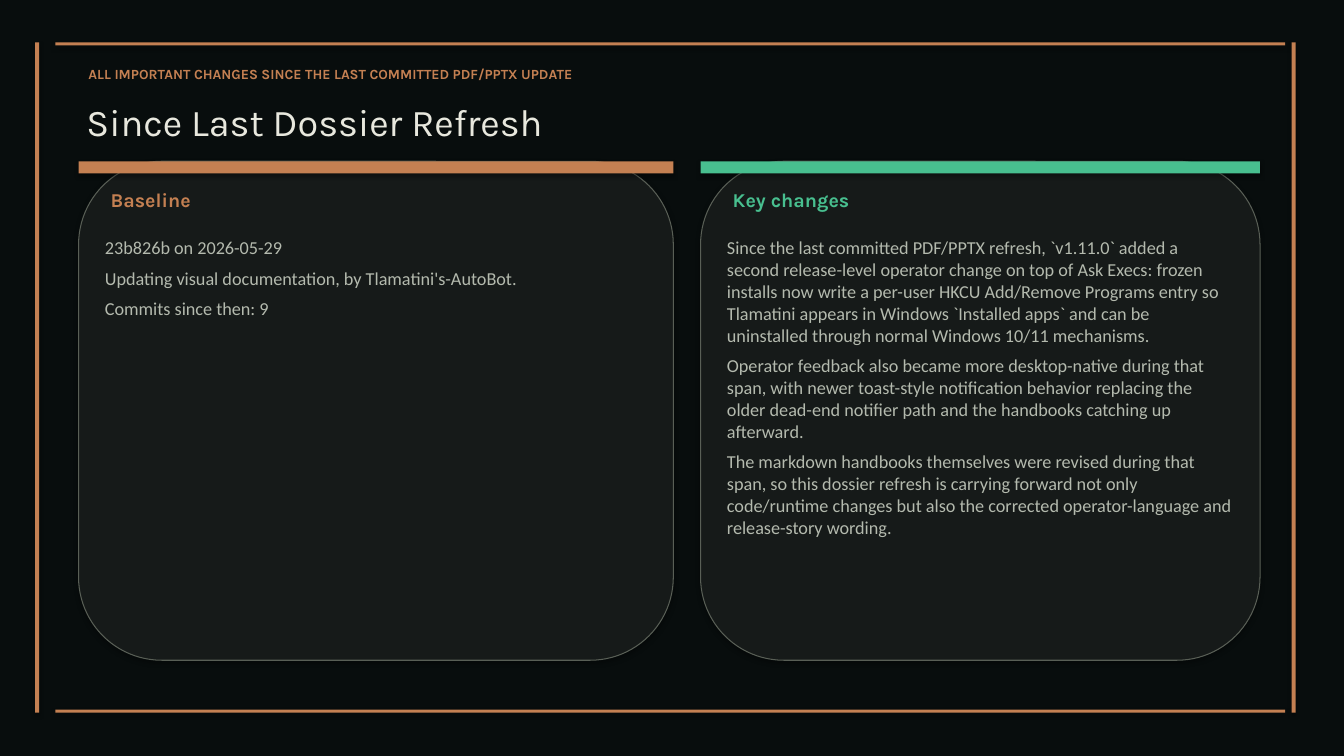
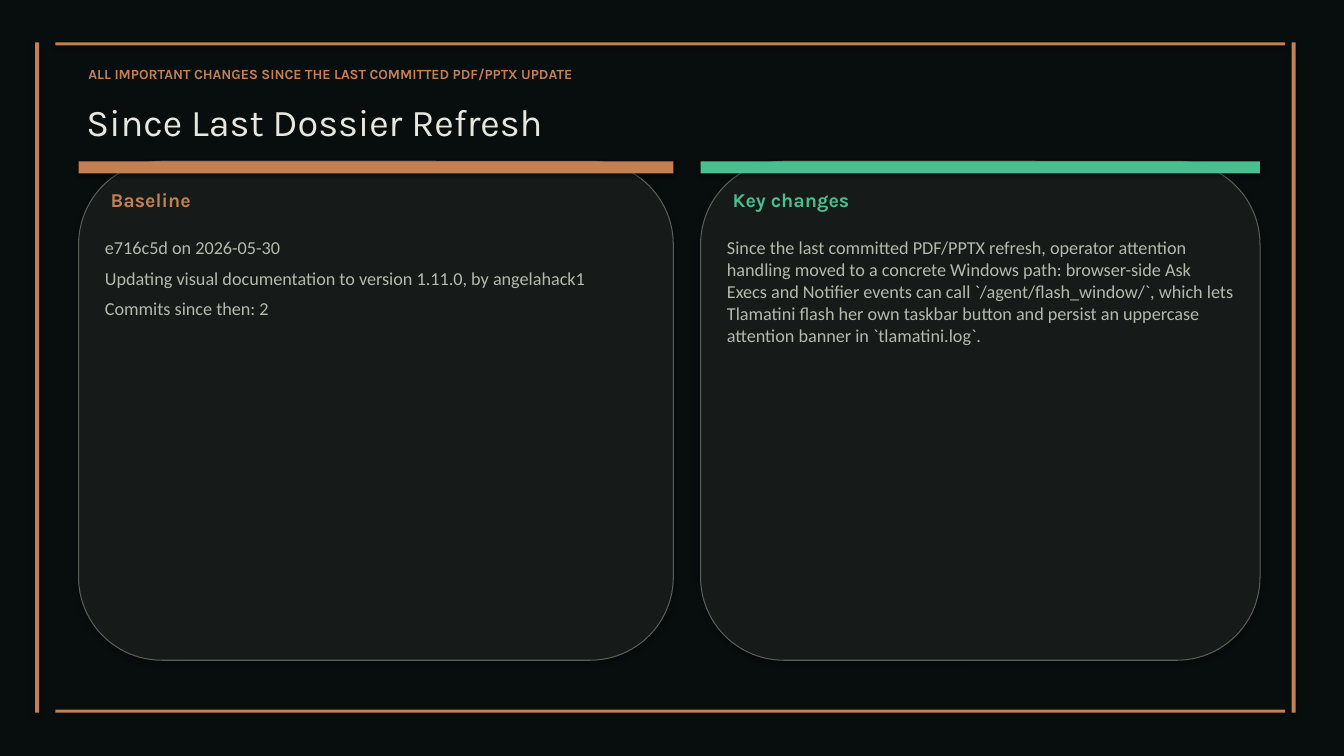
Before and after one commit to XAIHT/Tlamatini, a slide deck: slide 43 of Tlamatini_eXtended_Artificial_Intelligence_Humanly_Tempered.pptx (slide 42 before the commit). Drawn at 1344x756 pixels with LibreOffice and Linux fonts; fonts in the diff are those of the drawing. Boxes give left, top, right and bottom in pixels: in the first picture for what was removed or moved away, otherwise in the second. Text is boxed around its words. In the diff, an @@ line names an element or a change of style, - is before the commit and + after.

Commit message:
Getting rid of the native toast in documentation, by angelahack1

```diff
--- a/Tlamatini_eXtended_Artificial_Intelligence_Humanly_Tempered.pptx
+++ b/Tlamatini_eXtended_Artificial_Intelligence_Humanly_Tempered.pptx
@@ text at (x1=105, y1=241, x2=585, y2=315): text changed @@
-23b826b on 2026-05-29
-Updating visual documentation, by Tlamatini's-AutoBot.
-Commits since then: 9
+e716c5d on 2026-05-30
+Updating visual documentation to version 1.11.0, by angelahack1
+Commits since then: 2
@@ text at (x1=727, y1=241, x2=1233, y2=345): text changed @@
-Since the last committed PDF/PPTX refresh, `v1.11.0` added a second release-level operator change on top of Ask Execs: frozen installs now write a per-user HKCU Add/Remove Programs entry so Tlamatini appears in Windows `Installed apps` and can be uninstalled through normal Windows 10/11 mechanisms.
-Operator feedback also became more desktop-native during that span, with newer toast-style notification behavior replacing the older dead-end notifier path and the handbooks catching up afterward.
-The markdown handbooks themselves were revised during that span, so this dossier refresh is carrying forward not only code/runtime changes but also the corrected operator-language and release-story wording.
+Since the last committed PDF/PPTX refresh, operator attention handling moved to a concrete Windows path: browser-side Ask Execs and Notifier events can call `/agent/flash_window/`, which lets Tlamatini flash her own taskbar button and persist an uppercase attention banner in `tlamatini.log`.
```
Also in this commit, not shown: 17 other slides changed, 1 slide added, 1 slide removed, 2 other files.
